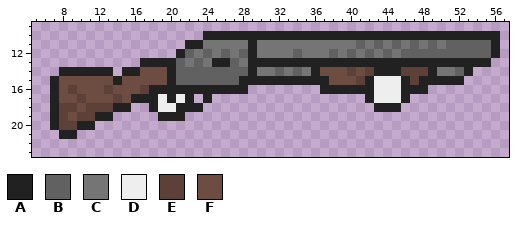
Pixel-art file, stored at shotgun.aseprite. The picture above was drawn from the file before the commit.
64x32 pixels, 1 frame. Shown: x 5..57, y 9..23.
Visible layers, top first: "LeftHand", "Shotgun", "RIghtHand".
Palette (. is transparent): A #212121  B #616161  C #757575  D #eeeeee  E #5d4037  F #6d4c41
Pixels before, first column x 7:
10 .................AAAAAAAAAAAAAAAAAAAAAAAAAAAAAAAAA
11 ...............AACCCCCACCCCCCCCCCCBCBCBCBCBCBBBBBA
12 ..............ABCBCBCBACCCCBCCCBCBCBCBCBBBBBBBBBBA
13 ..........AAAABCBCAABCAAAAAAAAAAAAAAAAAAAAAAAAAAA.
14 .AAAAAA.AAFFFABBBBBBBBACCBCBCAFFFEFEAAAEEEACCBA...
15 AFFFFFFAFFFFFABBBBBBBAAAAAAAAAAFFFEADDDAEAAAAA....
16 AFEFFFEFFFEAAAAAAAAAAA........AAAAAADDDAAA........
17 AFFEFFFEFAAADADA.A.................ADDDA..........
18 AEEFEEEAA..ADDAAA...................AAA...........
19 AEFEEAA.....AAA...................................
20 AEEAA.............................................
21 .AA...............................................
The same view after the edit:
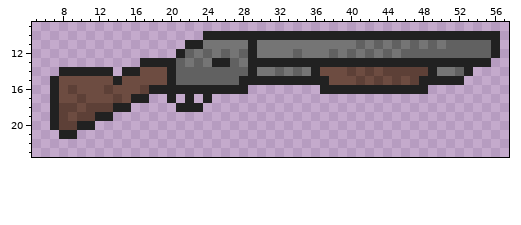
The edit:
layer "RIghtHand" now hidden
layer "LeftHand" now hidden
Colour A replaces colour D in row 16 at x 43 to 45.
Colour E replaces colour A in row 14 at x 44 to 45.
Colour E replaces colour D in row 15 at x 43 and 45.
Colour F replaces colour A in row 14 at x 43; in row 15 at x 42 and 46.
Colour F replaces colour D in row 15 at x 44.
The author cleared colour A in row 17 at x 18, 42 and 46; in row 18 at x 18 and 43 to 45; in row 19 at x 19 to 21.
The author cleared colour D in row 17 at x 19, 21 and 43 to 45; in row 18 at x 19 to 20.
Pixel boxes of the changes (left, top, right, bottom) in both pictures:
changed: (365, 67, 410, 112)
erased: (149, 94, 185, 121)
